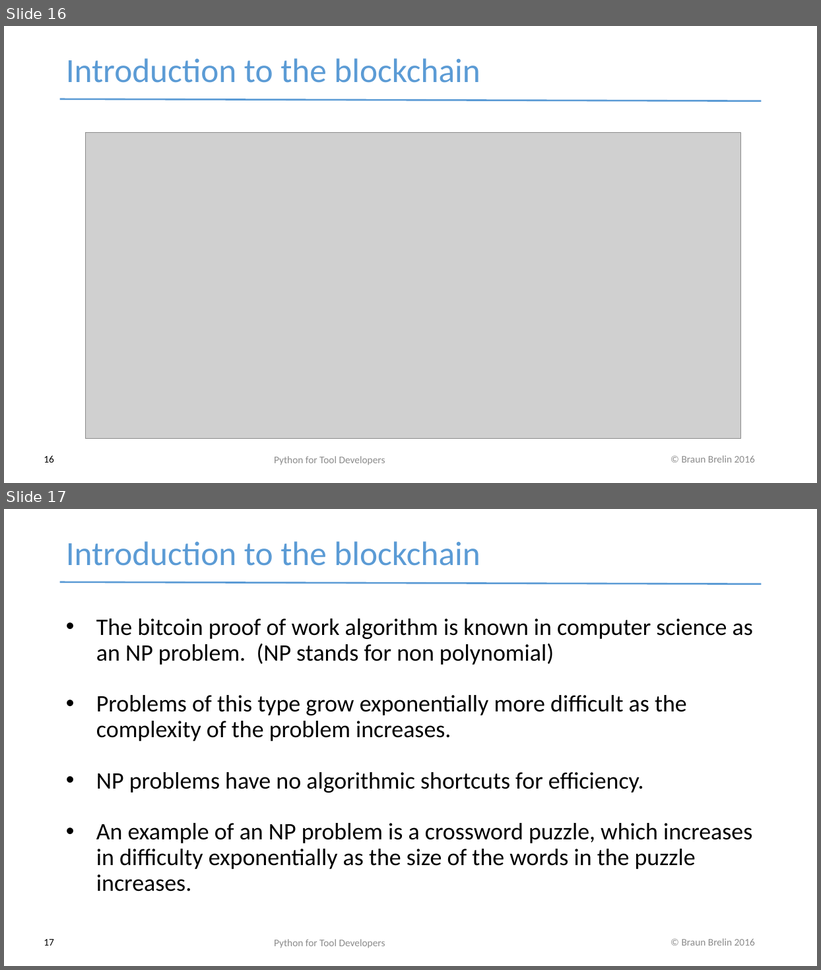
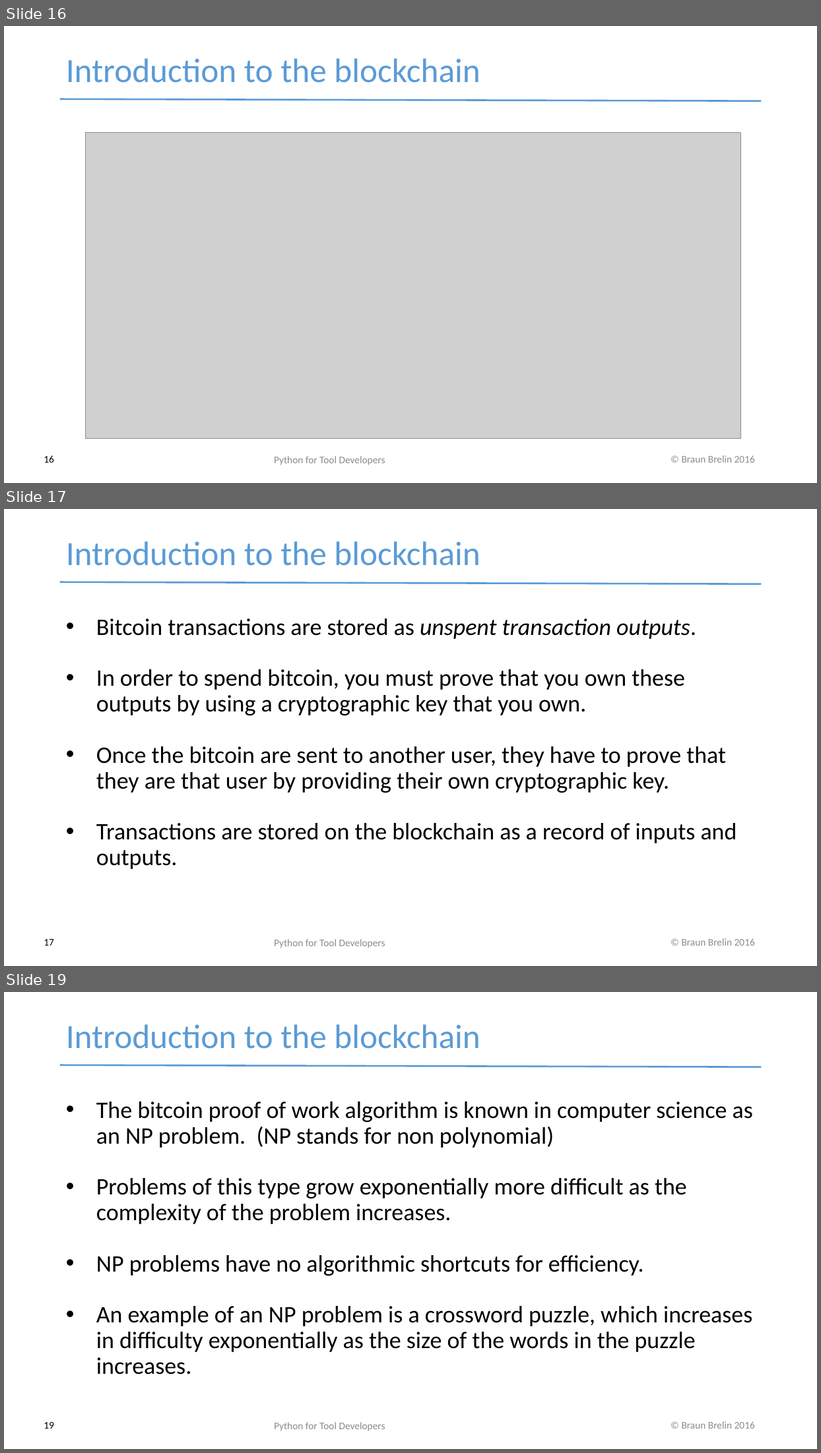
Before and after one commit to redmage123/btc-introductory-workshop, a slide deck: docs/Blockchain workshop v0.1.pptx. Shown one above the other, each under a label of ours: slides 16 and 17 before the commit, slides 16, 17 and 19 after it; the slides between them are not shown. The pictures are 821x970 and 821x1453 pixels, drawn with LibreOffice and Linux fonts; fonts in the diff are those of the drawing; grey boxes stand for pictures. Boxes give left, top, right and bottom in pixels: in the first picture for what was removed or moved away, otherwise in the second. Text is boxed around its words. In the diff, an @@ line names an element or a change of style, - is before the commit and + after.

```diff
--- a/docs/Blockchain workshop v0.1.pptx
+++ b/docs/Blockchain workshop v0.1.pptx
@@ slide 17 added at [4,509,817,966], background #FFFFFF; not listed: 2 template elements that a slide beside it also shows @@
@@ text added at [66,541,480,566], 40 pt, text #5B9BD5 @@
+Introduction to the blockchain
@@ text added at [96,619,737,869], 28 pt, text #000000 @@
+• Bitcoin transactions are stored as unspent transaction outputs.
+• In order to spend bitcoin, you must prove that you own these outputs by using a cryptographic key that you own.
+• Once the bitcoin are sent to another user, they have to prove that they are that user by providing their own cryptographic key.
+• Transactions are stored on the blockchain as a record of inputs and outputs.
@@ page number added at [44,939,54,946], 12 pt, text #000000 @@
+17
@@ text added at [274,939,385,949], 12 pt, text #8B8B8B @@
+Python for Tool Developers
@@ what was slide 17 is now slide 19 @@
@@ page number at [44,1422,54,1429]: text changed @@
-17
+19
```
Also in this commit, not shown: 3 slides changed, 12 other slides added, 21 slides removed, 4 other files.
